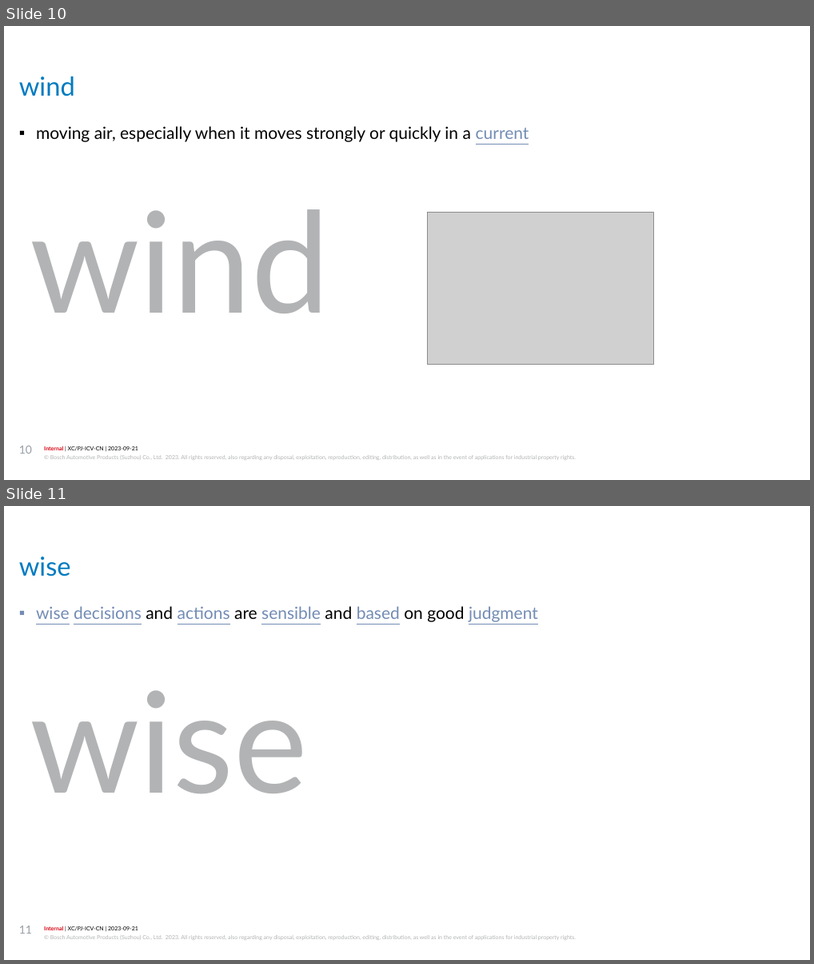
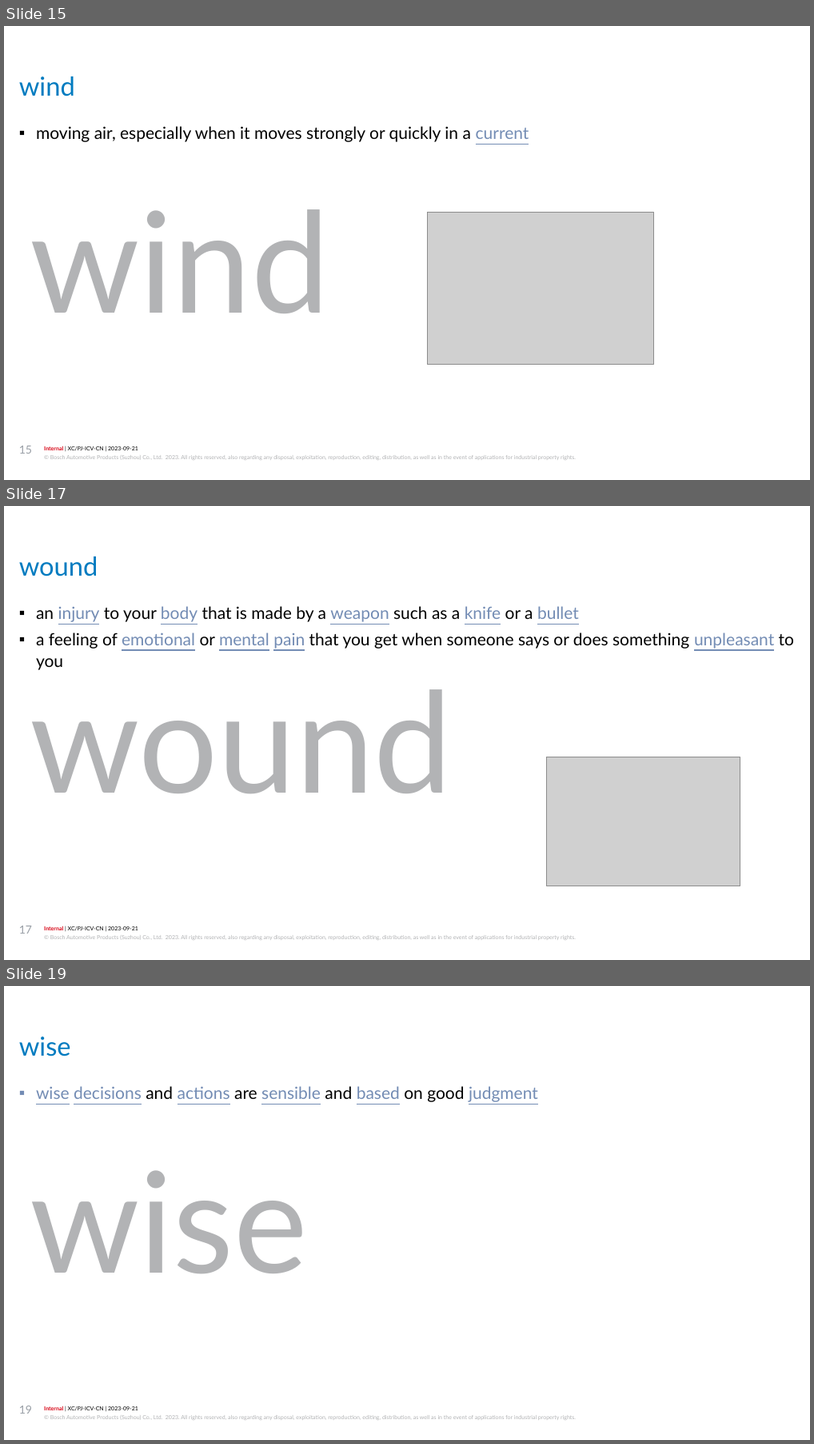
Before and after one commit to jiangyigithub/atomic-habit, a slide deck: longman 3000.pptx. Shown one above the other, each under a label of ours: slides 10 and 11 before the commit, slides 15, 17 and 19 after it; the slides between them are not shown. The pictures are 814x964 and 814x1444 pixels, drawn with LibreOffice and Linux fonts; fonts in the diff are those of the drawing; grey boxes stand for pictures; background and template pictures are left out. Boxes give left, top, right and bottom in pixels: in the first picture for what was removed or moved away, otherwise in the second. Text is boxed around its words. In the diff, an @@ line names an element or a change of style, - is before the commit and + after.

```diff
--- a/longman 3000.pptx
+++ b/longman 3000.pptx
@@ slide 17 added at bbox=[4, 506, 810, 960], background #FFFFFF; not listed: 2 template elements that a slide beside it also shows @@
@@ title added at bbox=[19, 556, 98, 576], 28 pt, text #007BC0 @@
+wound
@@ text added at bbox=[36, 606, 794, 670], 18 pt, text #000000 @@
+▪ an injury to your body that is made by a weapon such as a knife or a bullet
+▪ a feeling of emotional or mental pain that you get when someone says or does something unpleasant to you
@@ text added at bbox=[30, 689, 453, 793], 150 pt, text #B2B3B5 @@
+wound
@@ picture added at bbox=[547, 757, 741, 886] @@
@@ page number added at bbox=[19, 925, 32, 933], 12 pt, text #999FA6 @@
+17
@@ what was slide 10 is now slide 15 @@
@@ page number at bbox=[19, 445, 32, 453]: text changed @@
-10
+15
@@ what was slide 11 is now slide 19 @@
@@ page number at bbox=[19, 1405, 32, 1413]: text changed @@
-11
+19
```
Also in this commit, not shown: 2 slides changed, 7 other slides added.
